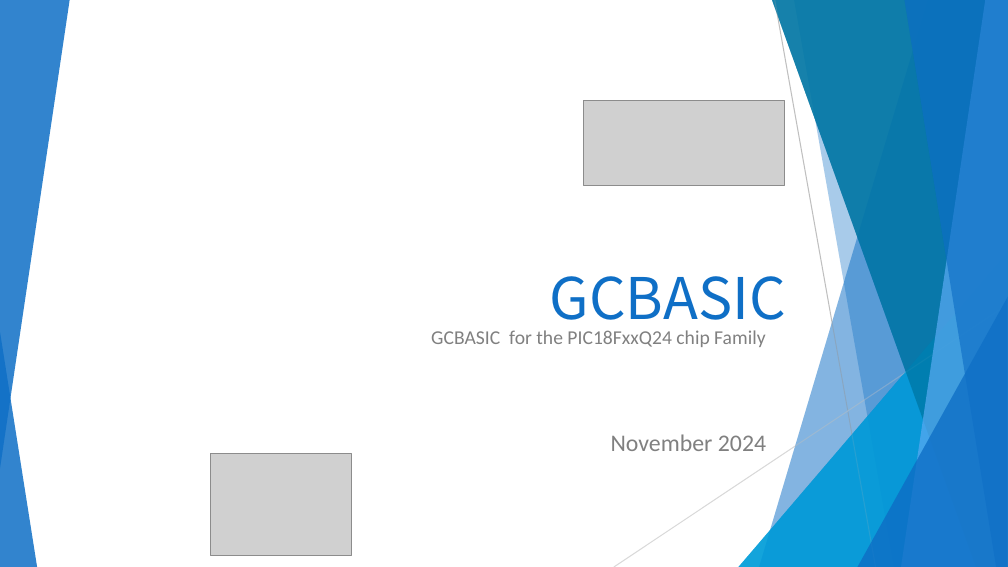
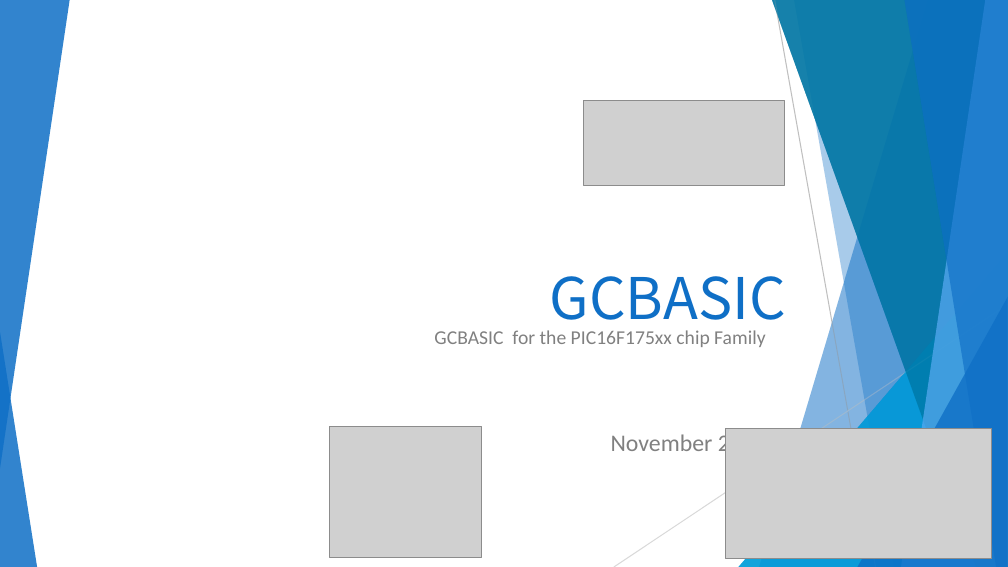
Before and after one commit to GreatCowBASIC/Demonstration_Sources, a slide deck: slide 14 of Vendor_Boards/Great_Cow_Basic_Demo_Board/16F17556_chiprange_demonstrations/tutorials/GCBASIC_Part1.pptx (slide 12 before the commit). Drawn at 1008x567 pixels with LibreOffice and Linux fonts; fonts in the diff are those of the drawing; grey boxes stand for pictures; background and template pictures are left out. Boxes give left, top, right and bottom in pixels: in the first picture for what was removed or moved away, otherwise in the second. Text is boxed around its words. In the diff, an @@ line names an element or a change of style, - is before the commit and + after.

```diff
--- a/Vendor_Boards/Great_Cow_Basic_Demo_Board/16F17556_chiprange_demonstrations/tutorials/GCBASIC_Part1.pptx
+++ b/Vendor_Boards/Great_Cow_Basic_Demo_Board/16F17556_chiprange_demonstrations/tutorials/GCBASIC_Part1.pptx
@@ subtitle at [434, 330, 766, 457]: text changed @@
-GCBASIC for the PIC18FxxQ24 chip Family
-November 2024
+GCBASIC for the PIC16F175xx chip Family
+November 2025
@@ picture added at [330, 426, 482, 557] @@
@@ picture added at [726, 428, 992, 558] @@
@@ picture removed at [211, 454, 352, 555] @@
```
Also in this commit, not shown: 10 other slides changed, 3 slides added, 31 other files.
